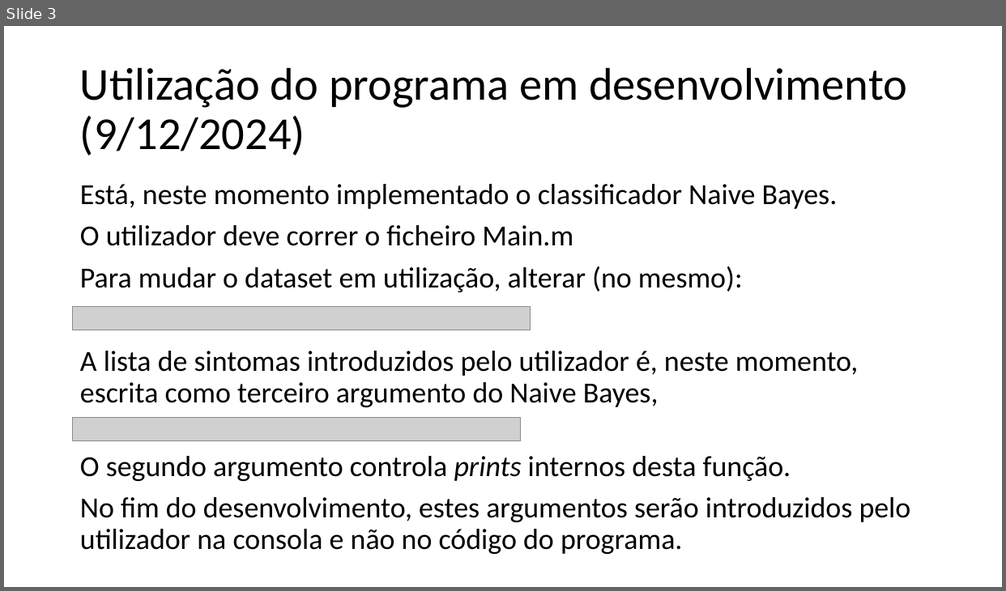
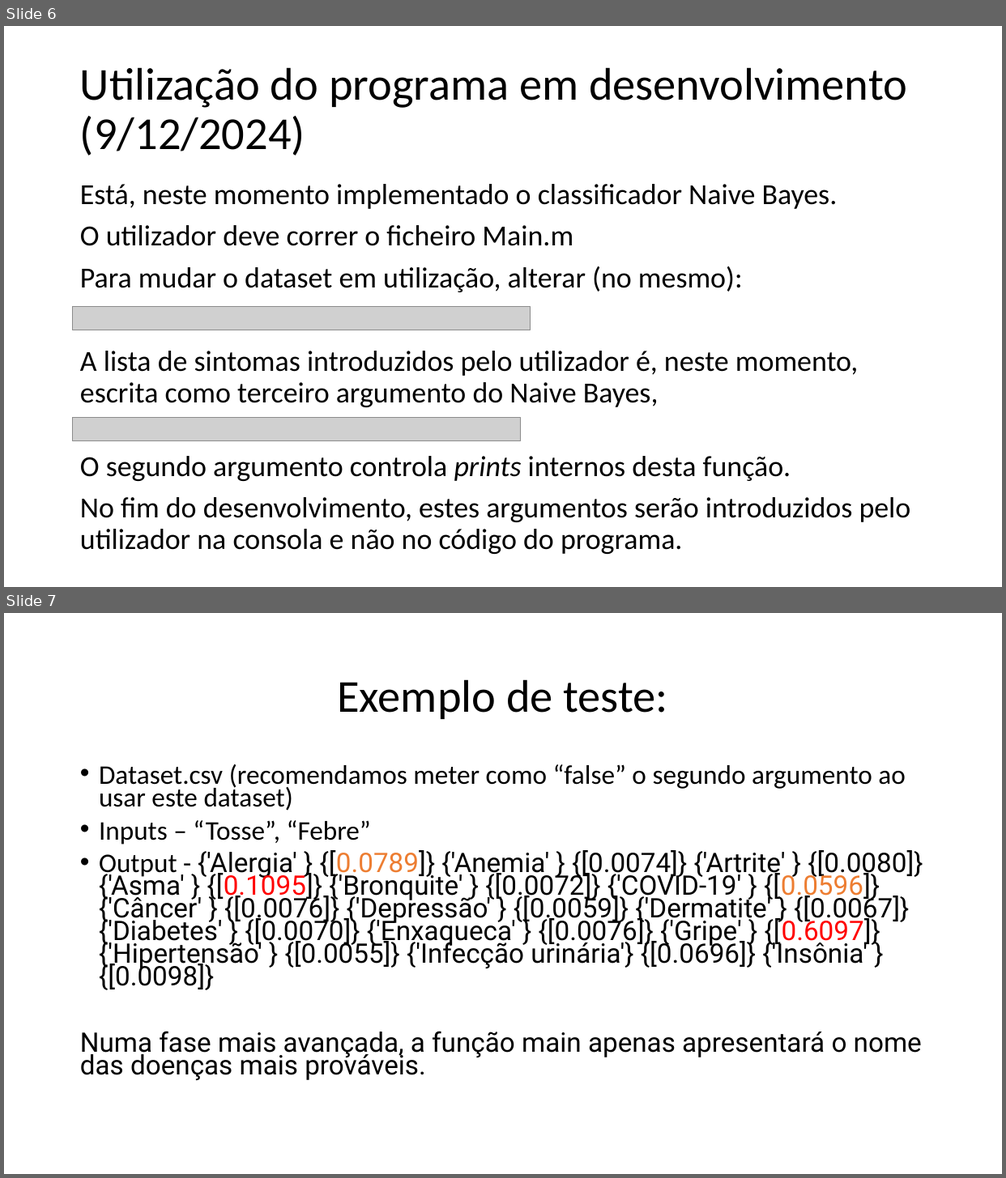
Before and after one commit to dani1244/MPEI-Proj, a slide deck: Projeto de MPEI – Sistema de deteção de.pptx. Shown one above the other, each under a label of ours: slide 3 before the commit, slides 6 and 7 after it. The pictures are 1006x591 and 1006x1178 pixels, drawn with LibreOffice and Linux fonts; fonts in the diff are those of the drawing; grey boxes stand for pictures. Boxes give left, top, right and bottom in pixels: in the first picture for what was removed or moved away, otherwise in the second. Text is boxed around its words. In the diff, an @@ line names an element or a change of style, - is before the commit and + after.

Commit message:
mais cenas no powerpoint

```diff
--- a/Projeto de MPEI – Sistema de deteção de.pptx
+++ b/Projeto de MPEI – Sistema de deteção de.pptx
@@ slide 7 added at [4, 613, 1002, 1174], background #FFFFFF @@
@@ title added at [337, 679, 668, 719], 44 pt, text #000000 @@
+Exemplo de teste:
@@ text added at [80, 764, 923, 1081], 25.9 pt, text #000000 @@
+• Dataset.csv (recomendamos meter como “false” o segundo argumento ao usar este dataset)
+• Inputs – “Tosse”, “Febre”
+• Output - {'Alergia' } {[0.0789]} {'Anemia' } {[0.0074]} {'Artrite' } {[0.0080]} {'Asma' } {[0.1095]} {'Bronquite' } {[0.0072]} {'COVID-19' } {[0.0596]} {'Câncer' } {[0.0076]} {'Depressão' } {[0.0059]} {'Dermatite' } {[0.0067]} {'Diabetes' } {[0.0070]} {'Enxaqueca' } {[0.0076]} {'Gripe' } {[0.6097]} {'Hipertensão' } {[0.0055]} {'Infecção urinária'} {[0.0696]} {'Insônia' } {[0.0098]}
+Numa fase mais avançada, a função main apenas apresentará o nome das doenças mais prováveis.
@@ what was slide 3 is now slide 6 @@
```
